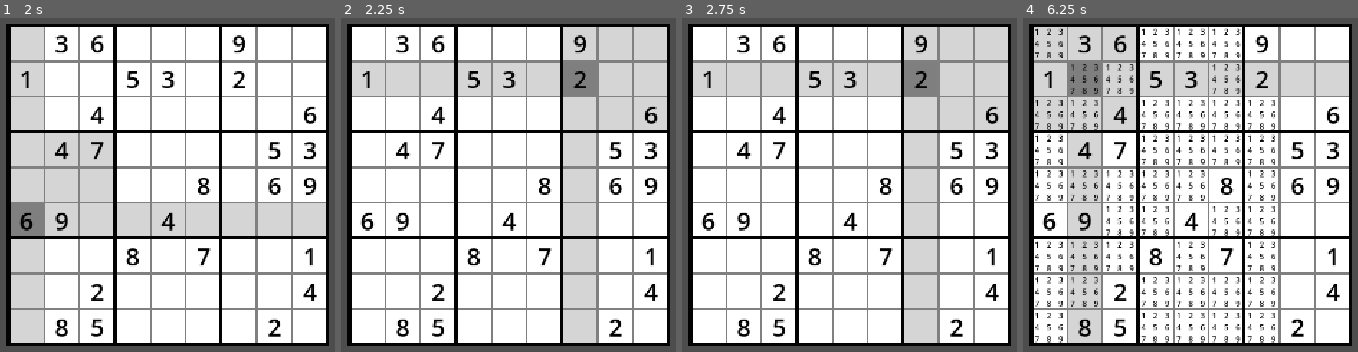
Above: before the commit, frames 1-4 (left to right).
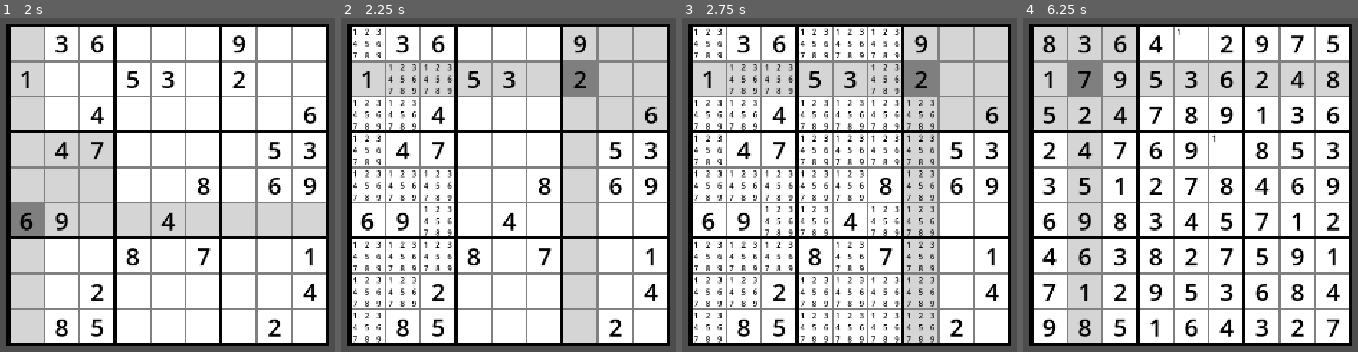
Above: after the commit, the same moments.

Repository: JackKell/sudoku
Game: Godot game, scene res://solver/solver_test.tscn
Same seed, same stepped clock (60 frames per second), same inputs: the game is played once before the commit and once after it. This scene is started directly instead of the project's main scene.
Inputs (mouse positions are in pixels of both pictures, inside the frame that each line leads up to):
- Up to frame 1 (2 s): tap Enter at 0.5 s; move the mouse to (outside the picture) at 0.52 s; hold Delete (clear) 0.53-1.28 s; tap Space at 1.25 s; move the mouse to (10, 205) at 1.27 s; tap 1 (key_1) at 1.35 s
- Up to frame 2 (2.25 s): tap Enter at 2 s; move the mouse to (588, 84) at 2.02 s; hold 2 (key_2) from 2.03 s (still down)
- Up to frame 3 (2.75 s): keep holding 2 (key_2)
- Up to frame 4 (6.25 s): move the mouse to (1153, 275) at 2.77 s; release 2 (key_2) at 2.78 s; tap 3 (key_3) at 2.85 s; tap Space at 3.5, 5.75 s; move the mouse to (outside the picture) at 3.52 s; hold 4 (key_4) 3.53-4.28 s; move the mouse to (outside the picture) at 4.27 s; tap 5 (key_5) at 4.35 s; tap Enter at 5 s; move the mouse to (1230, 185) at 5.02 s; hold 6 (key_6) 5.03-5.78 s; move the mouse to (1073, 71) at 5.77 s; tap 7 (key_7) at 5.85 s

Frame 1 is identical in both runs. In frame 2, 2.7% of the frame differs, in the area x 3-34%, y 2-98%; in frame 3, 7.1%; in frame 4, 12%, in the area x 3-95%, y 2-98%.

Commit message:
refactor solver

Diff:
--- a/solver/sudoku_solver.gd
+++ b/solver/sudoku_solver.gd
@@ -21,7 +21,7 @@
 
 	const VALUE: float = 1
 
-	await pause(3)
+	await pause(2)
 	for x in range(SudokuPuzzle.WIDTH):
 		for y in range(SudokuPuzzle.WIDTH):
 			var coords: Vector2i = Vector2i(x, y)
@@ -30,15 +30,17 @@
 			possibilities.set(coords, ALL.duplicate())
 			for value: int in ALL:
 				board.set_pencil_at_coords(coords, value, true)
-		await pause(0.5)
+		await pause(0.1)
 
 	reduce_possibilities(solution, possibilities)
 	for i in range(10):
 		naked_singles(solution, possibilities)
 		hidden_single(solution, possibilities)
 		if solution.is_compelted:
+			prints("solved in", i + 1, "iterations")
 			break
 		await pause(VALUE)
+
 
 func reduce_possibilities(solution: SudokuPuzzle, possibilities: Dictionary[Vector2i, Array]) -> void:
 	for coords: Vector2i in possibilities:
@@ -104,28 +106,5 @@
 	board.set_value_at_coords(coords, value)
 	reduce_family_possibilities(solution, possibilities, coords)
 
-func row_possibilites(row_index: int, possibilities: Dictionary[Vector2i, Array]) -> Array[Array]:
-	var r: Array[Array] = []
-	for column_index in range(SudokuPuzzle.WIDTH):
-		var coords = Vector2i(column_index, row_index)
-		if possibilities.has(coords):
-			r.append([column_index, possibilities.get(coords)])
-	return r
-
-func column_possibilites(column_index: int, possibilities: Dictionary[Vector2i, Array]) -> Array[Array]:
-	var r: Array[Array] = []
-	for row_index in range(SudokuPuzzle.WIDTH):
-		var coords = Vector2i(column_index, row_index)
-		if possibilities.has(coords):
-			r.append(possibilities.get(coords))
-	return r
-
-func count_possibilities(candidate_lists: Array[Array]) -> Dictionary[int, int]:
-	var result: Dictionary[int, int] = {}
-	for candidate_list in candidate_lists:
-		for candidate in candidate_list:
-			result.set(candidate, result.get_or_add(candidate, 0) + 1)
-	return result
-
 func pause(duration: float) -> void:
 	await get_tree().create_timer(duration).timeout
